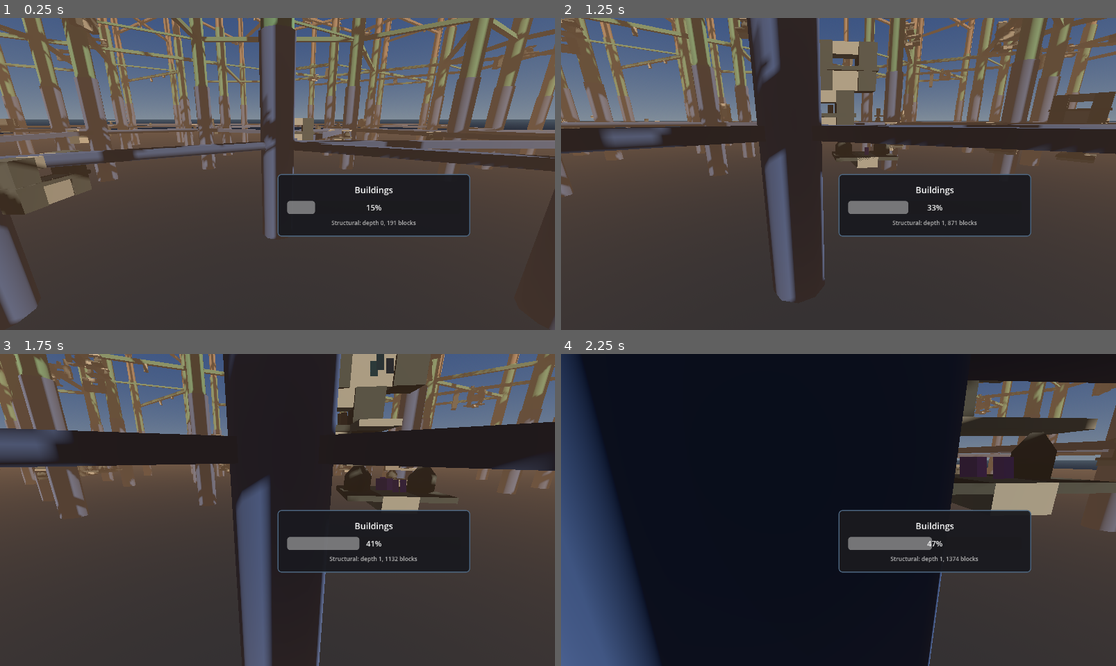
Above: before the commit, frames 1-4 (two rows, left to right).
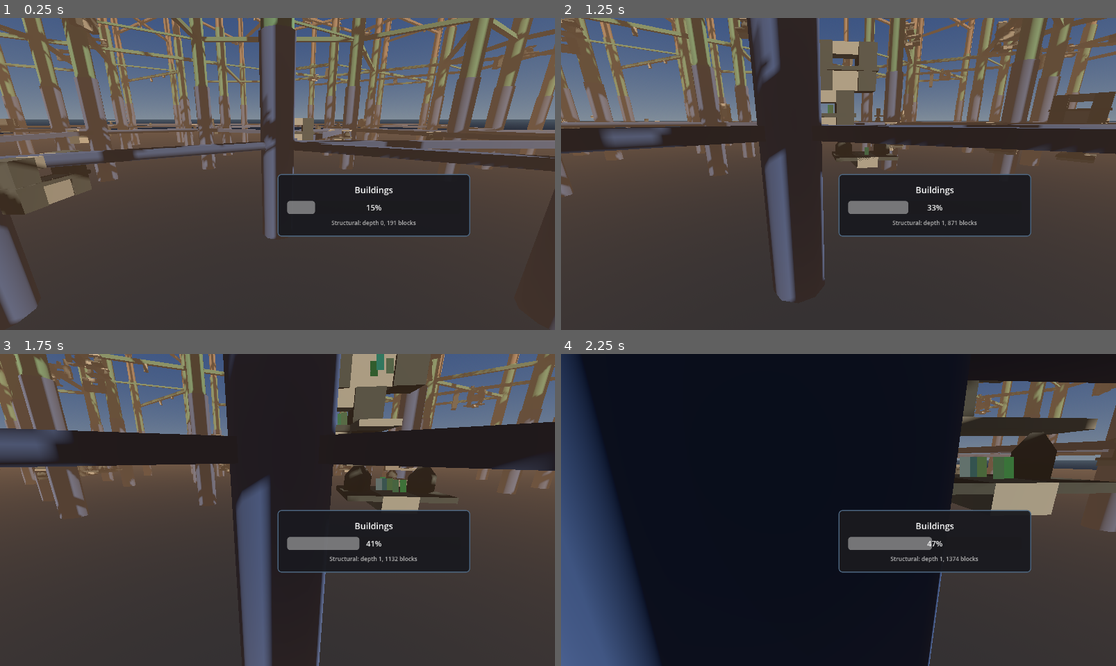
Above: after the commit, the same moments.

Repository: TaxiService/fcar
Game: Godot game, scene res://city/city_test.tscn
Same seed, same stepped clock (60 frames per second), same inputs: the game is played once before the commit and once after it.
Inputs (mouse positions are in pixels of both pictures, inside the frame that each line leads up to):
- Up to frame 1 (0.25 s): no input
- Up to frame 2 (1.25 s): tap Enter at 0.5 s; move the mouse to (866, 174) at 0.52 s; hold W (forward) from 0.53 s (still down); tap Shift (boost) at 0.6 s; click (866, 174) at 0.67 s; tap Space (jump) at 0.77 s
- Up to frame 3 (1.75 s): keep holding W (forward); move the mouse to (249, 510) at 1.27 s; tap R (confirm) at 1.35 s; tap Space (jump) at 1.52 s
- Up to frame 4 (2.25 s): keep holding W (forward); move the mouse to (849, 503) at 2.02 s; tap C (crouch) at 2.1 s

Frame 1 is identical in both runs. In frame 2, less than 0.1% of the frame differs, in the area x 48-56%, y 27-44%; in frame 3, 0.5%; in frame 4, 0.6%, in the area x 71-82%, y 32-41%.

Commit message:
reworked people coloring system

Diff:
--- a/city/city_test.tscn
+++ b/city/city_test.tscn
@@ -63,7 +63,6 @@
 
 [node name="CityGenerator" type="Node3D" parent="."]
 script = ExtResource("1_generator")
-building_generator_path = NodePath("BuildingGenerator")
 building_max_depth = 7
 building_branch_chance = 0.1
 building_max_total = 2520
@@ -71,6 +70,7 @@
 bottom_seed_probability = 0.1
 bottom_seed_sizes = 4
 edge_top_sizes = 1
+building_generator_path = NodePath("BuildingGenerator")
 
 [node name="BuildingGenerator" type="Node3D" parent="CityGenerator"]
 script = ExtResource("10_bgen")
--- a/systems/PeopleManager.gd
+++ b/systems/PeopleManager.gd
@@ -112,7 +112,6 @@
 var registered_pois: Array[PointOfInterest] = []
 var all_people: Array[Person] = []  # Active people
 var spawn_timer: float = 0.0
-var spawn_counter: int = 0
 var next_group_id: int = 1
 
 # Object pool
@@ -125,25 +124,6 @@
 
 # Shared material (one ShaderMaterial, instance params for per-person variation)
 var _shared_material: ShaderMaterial
-
-# Hardcoded color palettes (additive tints for person sprites)
-const COLOR_PALETTES = [
-	# Dark teals
-	[Color(0.0, 0.15, 0.18), Color(0.0, 0.20, 0.22), Color(0.02, 0.17, 0.20), Color(0.0, 0.12, 0.16)],
-	# Warm grays
-	[Color(0.18, 0.14, 0.10), Color(0.15, 0.12, 0.09), Color(0.20, 0.16, 0.12), Color(0.13, 0.10, 0.08)],
-	# Muted reds
-	[Color(0.22, 0.06, 0.04), Color(0.25, 0.08, 0.05), Color(0.18, 0.04, 0.03), Color(0.20, 0.07, 0.06)],
-	# Deep purples
-	[Color(0.12, 0.04, 0.20), Color(0.15, 0.06, 0.22), Color(0.10, 0.03, 0.17), Color(0.13, 0.05, 0.19)],
-	# Steel blues
-	[Color(0.06, 0.10, 0.20), Color(0.08, 0.12, 0.22), Color(0.05, 0.08, 0.17), Color(0.07, 0.11, 0.19)],
-	# Olive drab
-	[Color(0.14, 0.15, 0.05), Color(0.12, 0.13, 0.04), Color(0.16, 0.17, 0.06), Color(0.10, 0.12, 0.03)],
-]
-
-# Color palette cache (zone/surface instance_id -> palette index)
-var _zone_palette_cache: Dictionary = {}
 
 # Process management
 var _process_check_timer: float = 0.0
@@ -918,17 +898,17 @@
 
 	# Pick sprite and color
 	var sprite_index = randi() % sprite_count
-	var color = get_spawn_color(surface)
-
 	# Set per-instance params (material already on node from pool creation)
 	person.set_sprite_frame(sprite_index)
-	person.set_person_color(color)
 	person.set_pixel_lod_mode(false)
 
 	# Position and bounds
 	var bounds = surface.get_bounds_world()
 	person.set_bounds(bounds.min, bounds.max)
 	person.global_position = surface.get_random_spawn_position()
+
+	# Color based on final spawn position
+	person.set_person_color(generate_person_color(person.global_position))
 
 	# Track
 	surface.add_person(person)
@@ -992,16 +972,16 @@
 
 	# Pick sprite and color
 	var sprite_index = randi() % sprite_count
-	var color = get_spawn_color(zone)
-
 	# Set per-instance params (material already on node from pool creation)
 	person.set_sprite_frame(sprite_index)
-	person.set_person_color(color)
 	person.set_pixel_lod_mode(false)
 
 	# Position and home zone
 	person.set_home_zone(zone.get_center(), zone.get_radius())
 	person.global_position = zone.get_random_spawn_position()
+
+	# Color based on final spawn position
+	person.set_person_color(generate_person_color(person.global_position))
 
 	# Track
 	zone.add_person(person)
@@ -1145,15 +1125,15 @@
 	# Pick random sprite
 	var sprite_index = randi() % sprite_count
 
-	# Set per-instance params (black tint for manual spawns)
+	# Set per-instance params
 	person.set_sprite_frame(sprite_index)
-	person.set_person_color(Color.BLACK)
 	person.set_pixel_lod_mode(false)
 
 	if bounds_min != Vector3.ZERO or bounds_max != Vector3.ZERO:
 		person.set_bounds(bounds_min, bounds_max)
 
 	person.global_position = position
+	person.set_person_color(generate_person_color(position))
 	all_people.append(person)
 
 	return person
@@ -1167,7 +1147,6 @@
 	for person in all_people.duplicate():  # Duplicate to avoid modifying while iterating
 		_return_to_pool(person)
 	all_people.clear()
-	_zone_palette_cache.clear()
 
 
 func get_people_count() -> int:
@@ -1182,8 +1161,6 @@
 
 func unregister_surface(surface: SpawnSurface):
 	registered_surfaces.erase(surface)
-	if is_instance_valid(surface):
-		_zone_palette_cache.erase(surface.get_instance_id())
 
 
 func register_zone(zone: SpawnZone):
@@ -1193,8 +1170,6 @@
 
 func unregister_zone(zone: SpawnZone):
 	registered_zones.erase(zone)
-	if is_instance_valid(zone):
-		_zone_palette_cache.erase(zone.get_instance_id())
 
 
 func register_poi(poi: PointOfInterest):
@@ -1275,14 +1250,41 @@
 	_shared_material.set_shader_parameter("texture_albedo", full_tex)
 
 
-func get_spawn_color(spawner: Node) -> Color:
-	var spawner_id = spawner.get_instance_id()
-	if not _zone_palette_cache.has(spawner_id):
-		_zone_palette_cache[spawner_id] = randi() % COLOR_PALETTES.size()
-	var palette = COLOR_PALETTES[_zone_palette_cache[spawner_id]]
-	var color = palette[spawn_counter % palette.size()]
-	spawn_counter += 1
-	return color
+func generate_person_color(position: Vector3) -> Color:
+	# --- 30% from angle-based hue ---
+	var angle = atan2(position.z, position.x)
+	var hue = fmod((angle + PI) / TAU, 1.0)  # 0-1 based on position around city center
+	var angle_color = Color.from_hsv(hue, 0.6, 0.4)  # moderate saturation and value
+
+	# --- 70% from height-influenced RGB ---
+	# Get city height range from CityGrid autoload
+	var max_height = 2000.0  # fallback
+	if CityGrid:
+		max_height = CityGrid.pillar_height
+
+	# Height factor: 1.0 at bottom, 0.0 at top
+	var height_factor = clamp(1.0 - (position.y / max_height), 0.0, 1.0)
+
+	# Green: base from height (0.0-0.5), plus random (0.0-0.5)
+	# Bottom of city: 0.5 base + 0-0.5 random = 0.5-1.0 total (greener)
+	# Top of city: 0.0 base + 0-0.5 random = 0.0-0.5 total (less green)
+	var green = (height_factor * 0.5) + randf() * 0.5
+
+	# Red and Blue: fully random
+	var red = randf()
+	var blue = randf()
+
+	var rgb_color = Color(red, green, blue)
+
+	# --- Blend 30% angle + 70% RGB ---
+	var final_color = angle_color * 0.3 + rgb_color * 0.4
+
+	# Clamp to avoid overly bright additive results
+	final_color.r = clamp(final_color.r, 0.0, 0.6)
+	final_color.g = clamp(final_color.g, 0.0, 0.6)
+	final_color.b = clamp(final_color.b, 0.0, 0.6)
+
+	return final_color
 
 
 # === DEBUG ===
